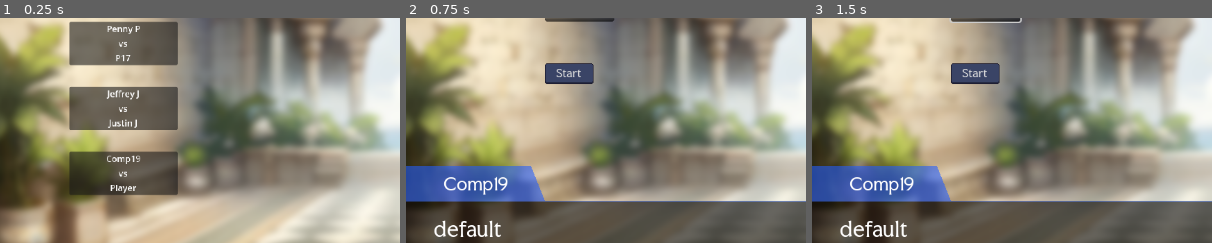
Above: before the commit, frames 1-3 (left to right).
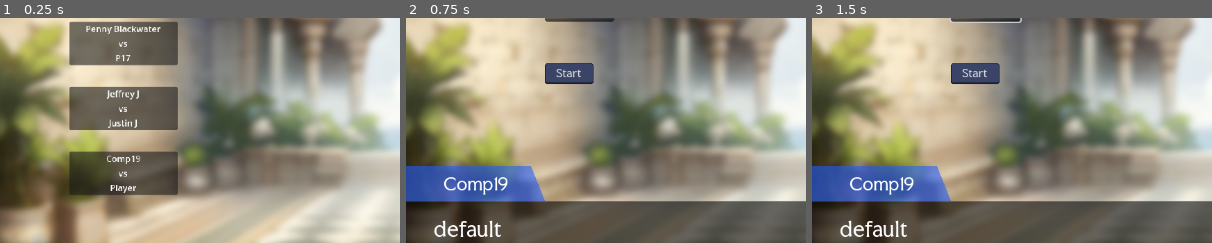
Above: after the commit, the same moments.

Repository: Quilfort/gameoff-2024
Game: Godot game, scene res://Scenes/tournament.tscn
Same seed, same stepped clock (60 frames per second), same inputs: the game is played once before the commit and once after it.
Inputs (mouse positions are % of the whole screen's width and height, from its top left):
- Up to frame 1 (0.25 s): no input
- Up to frame 2 (0.75 s): click "Next" at 0.5 s
- Up to frame 3 (1.5 s): click (22, 34) at 1.27 s; type "12" at 1.35 s
The pictures show only the part of the screen within x 0-50%, y 36-86%; the shares and areas given below are measured in that part.

The runs differ from the first frame. In frame 1, 0.3% of the frame differs, in the area x 21-41%, y 3-8%; in frame 2, nothing differs; in frame 3, nothing differs.

Commit message:
Add assets first half characters

Diff:
--- a/game-off-2024/Scripts/Singleton/computer_data.gd
+++ b/game-off-2024/Scripts/Singleton/computer_data.gd
@@ -30,7 +30,7 @@
 
 var comp5 = {
 	"id": 5,
-	"name": "Penny P",
+	"name": "Penny Blackwater",
 	"computer_strategy": "default",
 	"avatar_path": "res://Assets/Characters/Penny/A_18_Avatar.png"
 }
Binary file added: game-off-2024/Assets/Characters/Comp1/Comp1.png
Not shown, added: game-off-2024/Assets/Characters/Comp1/Comp1.png.import
Binary file added: game-off-2024/Assets/Characters/Comp1/Comp1_Shadow.png
Not shown, added: game-off-2024/Assets/Characters/Comp1/Comp1_Shadow.png.import
Not shown, added: game-off-2024/Assets/Characters/Comp10/Comp10.png.import
Not shown, added: game-off-2024/Assets/Characters/Comp10/Comp10_Shadow.png.import
Binary file added: game-off-2024/Assets/Characters/Comp2/Comp2.png
Not shown, added: game-off-2024/Assets/Characters/Comp2/Comp2.png.import
Binary file added: game-off-2024/Assets/Characters/Comp2/Comp2_Shadow.png
Not shown, added: game-off-2024/Assets/Characters/Comp2/Comp2_Shadow.png.import
Binary file added: game-off-2024/Assets/Characters/Comp6/Comp6.png
Not shown, added: game-off-2024/Assets/Characters/Comp6/Comp6.png.import
(and 16 more such lines)
